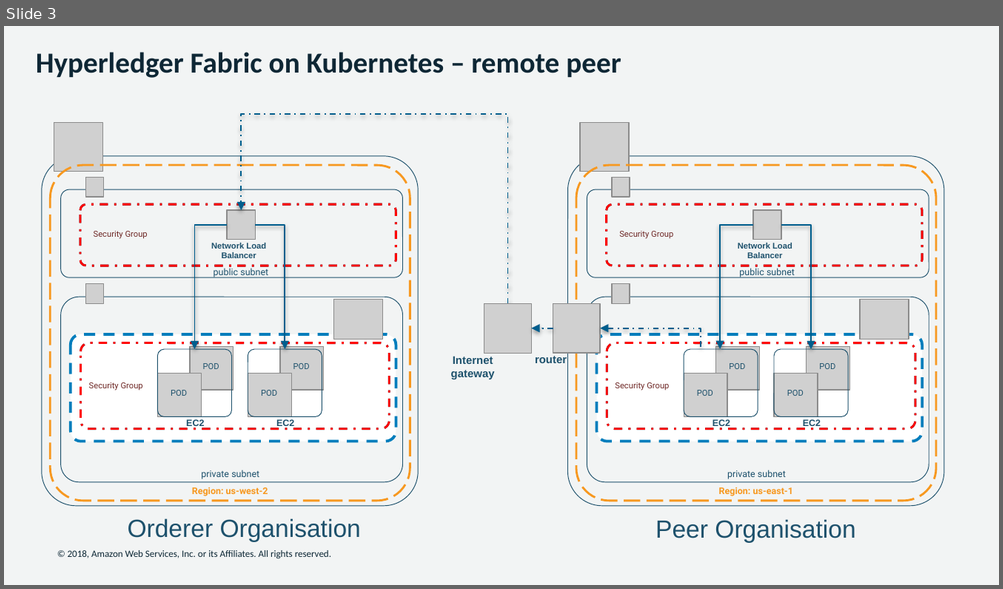
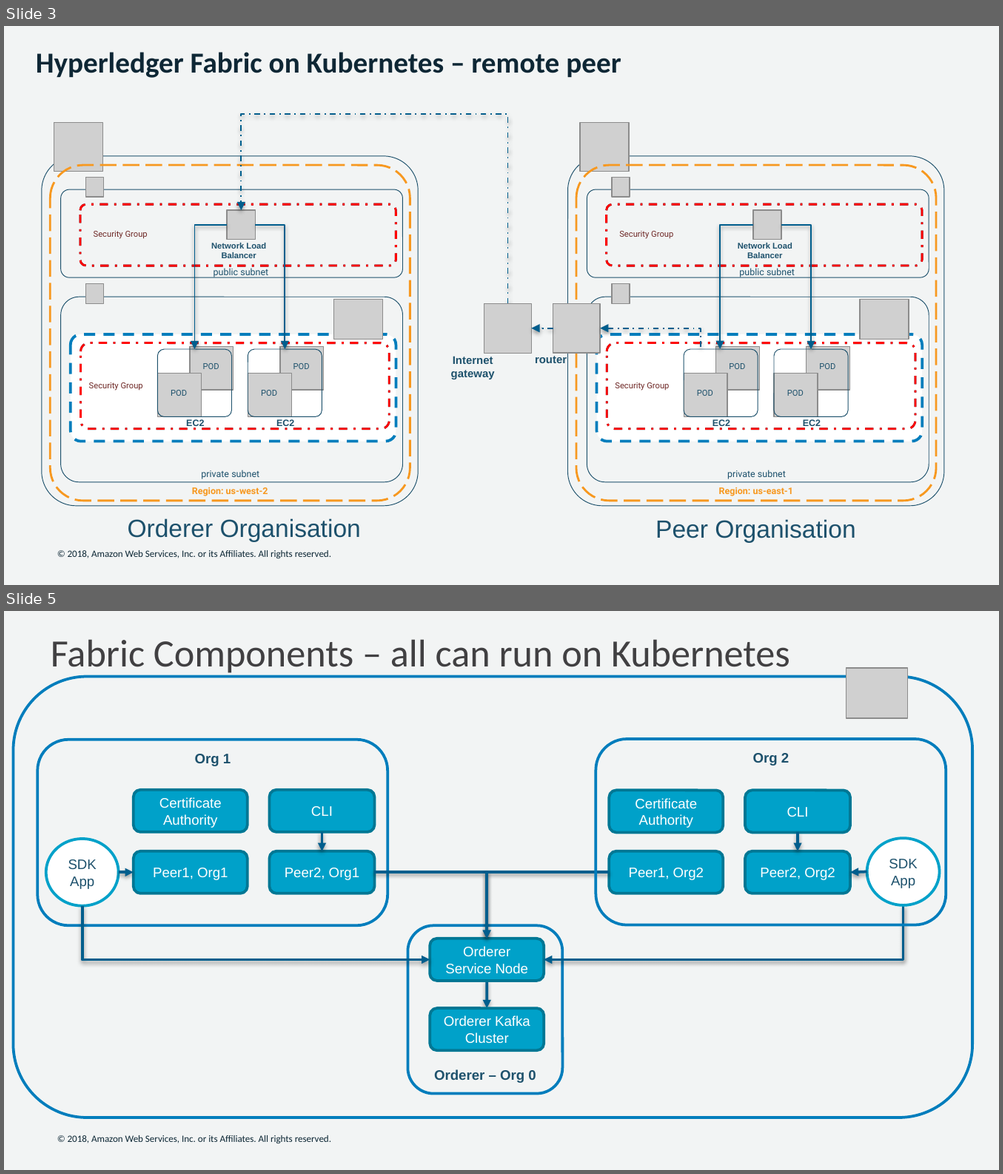
Before and after one commit to aws-samples/hyperledger-on-kubernetes, a slide deck: architecture/HyperledgerOnKubernetesArchitecture.pptx. Shown one above the other, each under a label of ours: slide 3 before the commit, slides 3 and 5 after it; the slides between them are not shown. The pictures are 1003x589 and 1003x1174 pixels, drawn with LibreOffice and Linux fonts; fonts in the diff are those of the drawing; grey boxes stand for pictures; background and template pictures are left out. Boxes give left, top, right and bottom in pixels: in the first picture for what was removed or moved away, otherwise in the second. Text is boxed around its words. In the diff, an @@ line names an element or a change of style, - is before the commit and + after.

```diff
--- a/architecture/HyperledgerOnKubernetesArchitecture.pptx
+++ b/architecture/HyperledgerOnKubernetesArchitecture.pptx
@@ slide 5 added at box(4, 611, 999, 1170), background #F2F4F4; not listed: 1 template element that a slide beside it also shows @@
@@ title added at box(51, 639, 790, 676), 28 pt, text #414042 @@
+Fabric Components – all can run on Kubernetes
@@ rounded rectangle added at box(13, 677, 972, 1118), outline #007DBC 2 pt @@
@@ picture added at box(845, 668, 907, 718) @@
@@ rounded rectangle added at box(38, 739, 388, 925), outline #007DBC 2 pt @@
@@ rounded rectangle added at box(596, 739, 946, 925), outline #007DBC 2 pt @@
@@ text added at box(195, 754, 230, 766), 10 pt, text #1D516C, bold @@
+Org 1
@@ text added at box(753, 753, 788, 766), 10 pt, text #1D516C, bold @@
+Org 2
@@ rounded rectangle added at box(134, 790, 247, 832), fill #00A1C9, outline #007795 2 pt, 10 pt, text #FFFFFF @@
+Certificate Authority
@@ rounded rectangle added at box(270, 790, 375, 832), fill #00A1C9, outline #007795 2 pt, 10 pt, text #FFFFFF @@
+CLI
@@ rounded rectangle added at box(609, 790, 723, 832), fill #00A1C9, outline #007795 2 pt, 10 pt, text #FFFFFF @@
+Certificate Authority
@@ rounded rectangle added at box(745, 790, 851, 832), fill #00A1C9, outline #007795 2 pt, 10 pt, text #FFFFFF @@
+CLI
@@ arrow added from (322, 832) to (322, 851), #005E8D 2 pt @@
@@ ellipse added at box(45, 839, 119, 906), fill #FFFFFF, outline #00A1C9 2 pt, 10 pt, text #1D516C @@
+SDK App
@@ rounded rectangle added at box(134, 851, 247, 894), fill #00A1C9, outline #007795 2 pt, 10 pt, text #FFFFFF @@
+Peer1, Org1
@@ rounded rectangle added at box(270, 851, 375, 894), fill #00A1C9, outline #007795 2 pt, 10 pt, text #FFFFFF @@
+Peer2, Org1
@@ rounded rectangle added at box(609, 851, 723, 894), fill #00A1C9, outline #007795 2 pt, 10 pt, text #FFFFFF @@
+Peer1, Org2
@@ rounded rectangle added at box(745, 851, 851, 894), fill #00A1C9, outline #007795 2 pt, 10 pt, text #FFFFFF @@
+Peer2, Org2
@@ arrow added from (798, 833) to (798, 851), #005E8D 2 pt @@
@@ ellipse added at box(866, 839, 939, 906), fill #FFFFFF, outline #00A1C9 2 pt, 10 pt, text #1D516C @@
+SDK App
@@ arrow added from (119, 872) to (134, 872), #005E8D 2 pt @@
@@ elbow arrow added from (374, 872) to (486, 940), #005E8D 2 pt @@
@@ elbow arrow added from (609, 872) to (486, 940), #005E8D 2 pt @@
@@ arrow added from (866, 871) to (849, 872), #005E8D 2 pt @@
@@ elbow arrow added from (82, 906) to (430, 960), #005E8D 2 pt @@
@@ elbow arrow added from (903, 906) to (544, 960), #005E8D 2 pt @@
@@ rounded rectangle added at box(408, 926, 562, 1094), outline #007DBC 2 pt @@
@@ rounded rectangle added at box(430, 940, 544, 981), fill #00A1C9, outline #007795 2 pt, 10 pt, text #FFFFFF @@
+Orderer Service Node
@@ arrow added from (486, 981) to (486, 1009), #005E8D 2 pt @@
@@ rounded rectangle added at box(430, 1009, 544, 1051), fill #00A1C9, outline #007795 2 pt, 10 pt, text #FFFFFF @@
+Orderer Kafka Cluster
@@ text added at box(434, 1070, 535, 1083), 10 pt, text #1D516C, bold @@
+Orderer – Org 0
```
Also in this commit, not shown: 1 other slide added, 3 other files.
